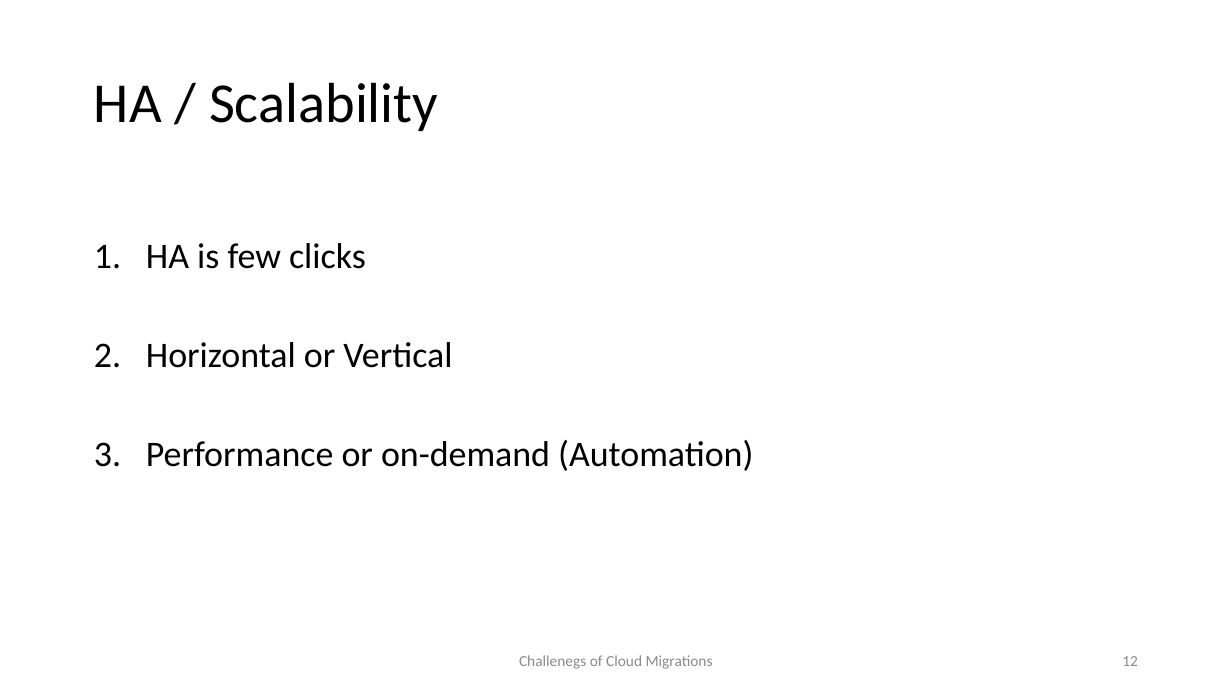
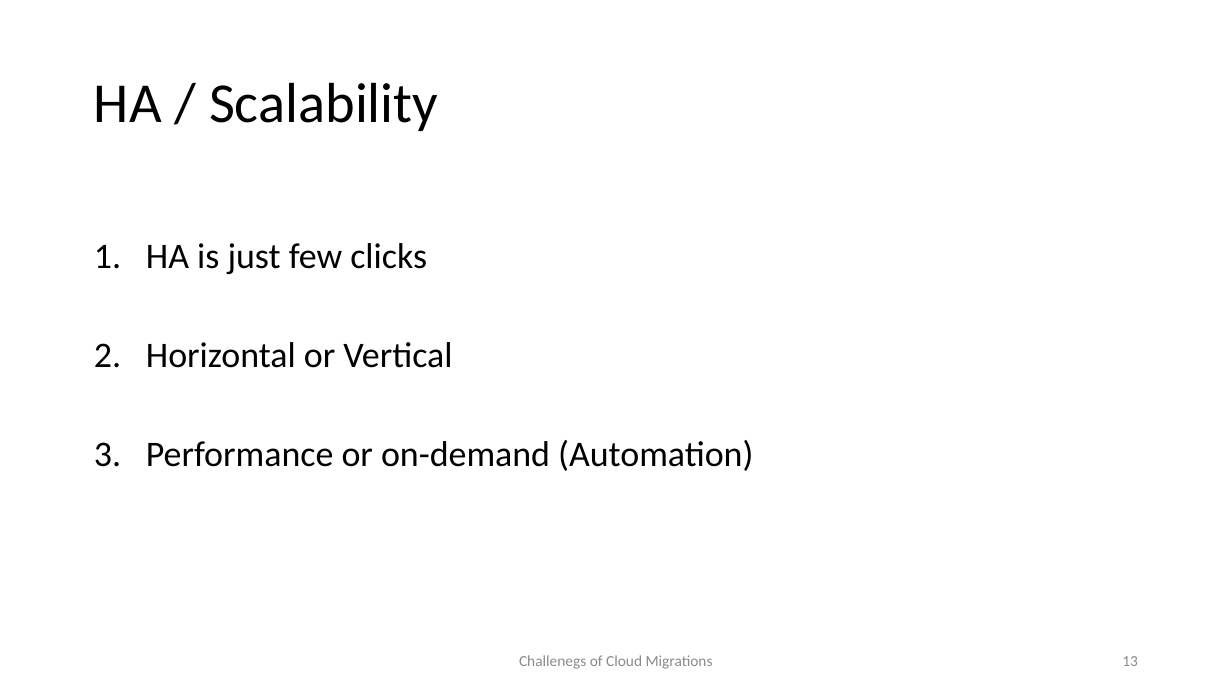
Before and after one commit to wrijugh/techtalks, a slide deck: slide 13 of slides/Challenges-of-Cloud-Migrations-Aug22.pptx (slide 12 before the commit). Drawn at 1232x693 pixels with LibreOffice and Linux fonts; fonts in the diff are those of the drawing. Boxes give left, top, right and bottom in pixels: in the first picture for what was removed or moved away, otherwise in the second. Text is boxed around its words. In the diff, an @@ line names an element or a change of style, - is before the commit and + after.

```diff
--- a/slides/Challenges-of-Cloud-Migrations-Aug22.pptx
+++ b/slides/Challenges-of-Cloud-Migrations-Aug22.pptx
@@ text at (146, 243, 427, 274): text changed @@
-1. HA is few clicks
+1. HA is just few clicks
@@ page number at (1122, 656, 1138, 666): text changed @@
-12
+13
```
Also in this commit, not shown: 8 other slides changed, 2 slides added.
